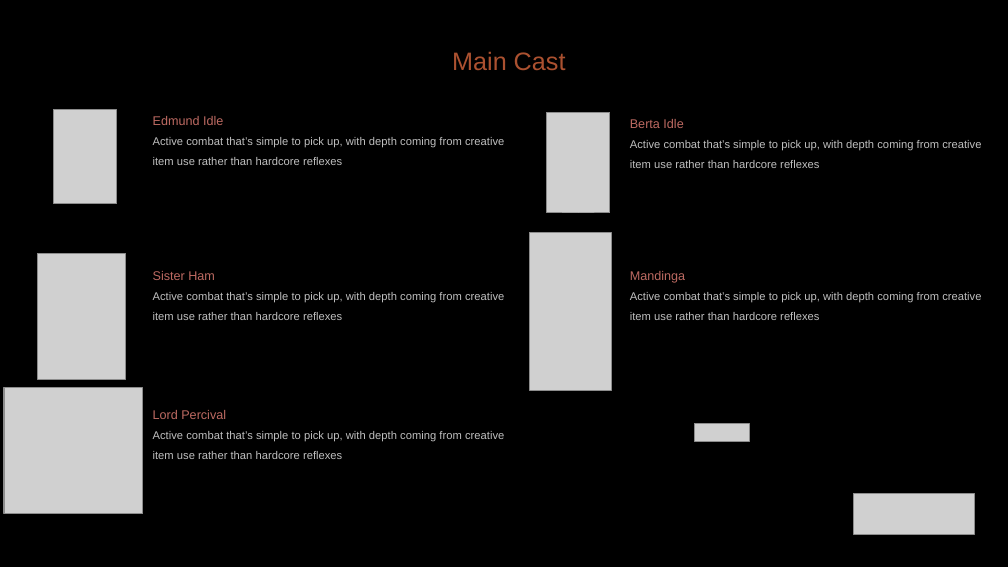
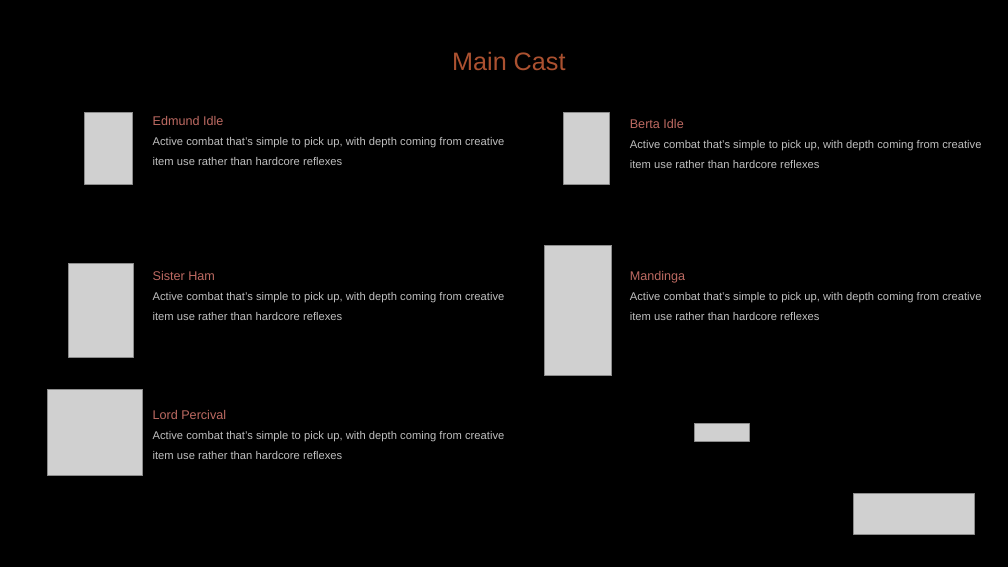
Before and after one commit to diegohcanepa/Remizione, a slide deck: slide 4 of Pitch Deck.pptx. Drawn at 1008x567 pixels with LibreOffice and Linux fonts; fonts in the diff are those of the drawing; grey boxes stand for pictures. Boxes give left, top, right and bottom in pixels: in the first picture for what was removed or moved away, otherwise in the second. Text is boxed around its words. In the diff, an @@ line names an element or a change of style, - is before the commit and + after.

```diff
--- a/Pitch Deck.pptx
+++ b/Pitch Deck.pptx
@@ picture: place and size @@
-picture at <box>53,110,116,205</box>
+picture at <box>85,112,133,184</box>
@@ picture: place and size @@
-picture at <box>547,112,610,213</box>
+picture at <box>563,112,609,184</box>
@@ picture: place and size @@
-picture at <box>37,253,126,379</box>
+picture at <box>69,263,134,357</box>
@@ picture: place and size @@
-picture at <box>529,233,611,390</box>
+picture at <box>544,245,612,376</box>
@@ picture: place and size @@
-picture at <box>4,388,143,514</box>
+picture at <box>47,389,142,476</box>
```
Also in this commit, not shown: 3 other slides changed, 22 other files.
